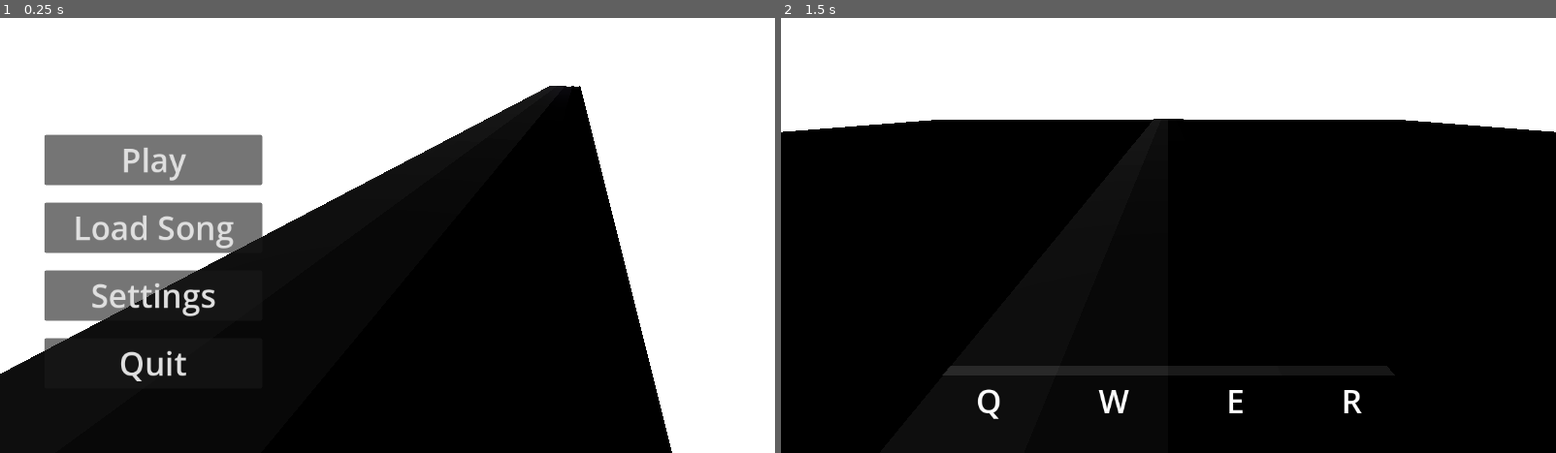
Above: before the commit, frames 1-2 (left to right).
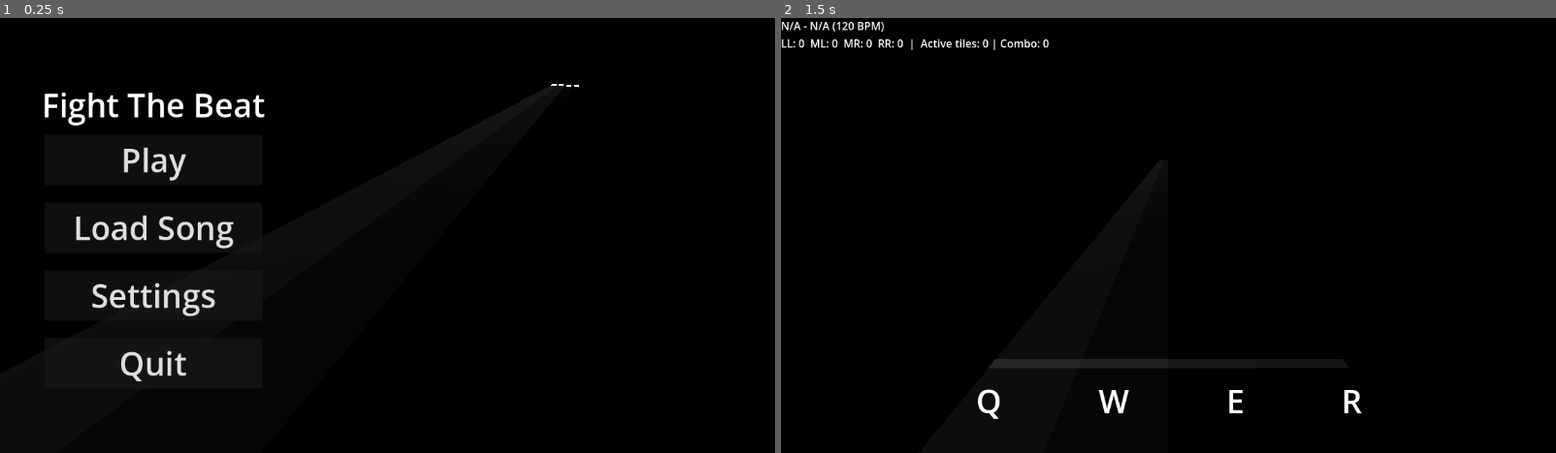
Above: after the commit, the same moments.

Repository: RafaeloxMC/fight-the-beat
Game: Godot game, scene res://scenes/ui/main_menu.tscn
Two runs of this game, one before a commit and one after it. Both use one fixed random seed, a clock stepped at 60 frames per second and the inputs below. The project has no main scene, so this scene is started directly.
Inputs:
- Up to frame 1 (0.25 s): no input
- Up to frame 2 (1.5 s): click "Play" at 0.5 s; tap Enter at 1.25 s; hold R (RIGHT_LANE) from 1.28 s (still down); tap W (ML_LANE) at 1.35 s

The runs differ from the first frame. In frame 1, 54% of the frame differs, in the area x 0-100%, y 0-100%; in frame 2, 25%.

Commit message:
Add background to game

Diff:
--- a/assets/environments/world.tres
+++ b/assets/environments/world.tres
@@ -1,8 +1,19 @@
 [gd_resource type="Environment" format=3 uid="uid://r3rud53mhmmu"]
 
+[sub_resource type="PanoramaSkyMaterial" id="PanoramaSkyMaterial_xjxl4"]
+
+[sub_resource type="Sky" id="Sky_ydy4g"]
+sky_material = SubResource("PanoramaSkyMaterial_xjxl4")
+
 [resource]
+background_mode = 2
+sky = SubResource("Sky_ydy4g")
+sky_rotation = Vector3(0, 1.5707964, -0.43633232)
+ambient_light_source = 3
+ambient_light_color = Color(1, 1, 1, 1)
 glow_enabled = true
 fog_light_color = Color(0, 0, 0, 1)
 volumetric_fog_enabled = true
 volumetric_fog_density = 0.15
 volumetric_fog_albedo = Color(0.021434652, 0.02143463, 0.021434627, 1)
+volumetric_fog_sky_affect = 0.75
--- a/scenes/game.tscn
+++ b/scenes/game.tscn
@@ -38,6 +38,7 @@
 lanes = [NodePath("Lanes/LL"), NodePath("Lanes/ML"), NodePath("Lanes/MR"), NodePath("Lanes/RR")]
 
 [node name="Floor" type="CSGBox3D" parent="." unique_id=1225637725]
+visible = false
 size = Vector3(64.55221, 0.1, 65.16151)
 material = SubResource("StandardMaterial3D_4xowi")
 
@@ -76,7 +77,8 @@
 shape = SubResource("BoxShape3D_yqjtg")
 
 [node name="Camera3D" type="Camera3D" parent="." unique_id=1020769923]
-transform = Transform3D(1, 0, 0, 0, 0.9041422, 0.42723155, 0, -0.42723155, 0.9041422, 0, 2.3448296, 21.790905)
+transform = Transform3D(1, 0, 0, 0, 0.90414226, 0.42723158, 0, -0.42723158, 0.90414226, 0, 2.345, 21.25)
+fov = 100.0
 far = 40.0
 
 [node name="Lighting" type="DirectionalLight3D" parent="." unique_id=1146070137]
--- a/scripts/bpm_based_movement.gd
+++ b/scripts/bpm_based_movement.gd
@@ -3,6 +3,7 @@
 @onready var trigger_line: Area3D = $TriggerLine
 @onready var debug: Label = $"UI Container/DEBUG"
 @onready var audio_stream_player: AudioStreamPlayer = $AudioStreamPlayer
+@onready var world_environment: WorldEnvironment = $WorldEnvironment
 
 @export var base_tile: PackedScene
 @export var lanes: Array[Node3D] = []
@@ -40,6 +41,17 @@
 	elapsed_time = - audio_delay
 
 	audio_stream_player.stream = song.stream
+
+	if song.bg:
+		# Duplicate the resource chain so we're not editing shared/cached originals
+		var env: Environment = world_environment.environment.duplicate()
+		var sky: Sky = env.sky.duplicate()
+		var sky_mat: PanoramaSkyMaterial = sky.sky_material.duplicate()
+
+		sky_mat.panorama = ImageTexture.create_from_image(song.bg)
+		sky.sky_material = sky_mat
+		env.sky = sky
+		world_environment.environment = env
 
 	lane_patterns = [
 		song.tiles_ll,
--- a/scripts/util/song.gd
+++ b/scripts/util/song.gd
@@ -6,6 +6,7 @@
 var author: String = "N/A"
 var year: int = 1970
 var bpm: float = 120
+var bg: Image
 
 var stream: AudioStream
 
--- a/scripts/util/song_interpreter.gd
+++ b/scripts/util/song_interpreter.gd
@@ -2,6 +2,7 @@
 
 var song_data: Dictionary[String, String]
 var song_aud: AudioStream
+var song_bg
 
 func load_song_from_file(path: String) -> void:
 	if path.ends_with(".osz") or path.ends_with(".zip"):
@@ -41,6 +42,24 @@
 			var audio: PackedByteArray = zip.read_file(entry)
 			song_aud = AudioStreamMP3.load_from_buffer(audio)
 			break
+
+	for entry in zip.get_files():
+		var e = entry.to_lower()
+		if e.ends_with(".jpg") || e.ends_with(".jpeg") || e.ends_with(".png"):
+			song_bg = Image.new()
+			var bg: PackedByteArray = zip.read_file(entry)
+			var bgerr
+			if e.ends_with(".jpg") || e.ends_with(".jpeg"):
+				bgerr = song_bg.load_jpg_from_buffer(bg)
+			if e.ends_with(".png"):
+				bgerr = song_bg.load_png_from_buffer(bg)
+
+			if bgerr == OK:
+				print("Loaded background")
+				print("BG SIZE: ", song_bg.get_size())
+				break
+			else:
+				print("Error while loading background: " + str(bgerr))
 
 	zip.close()
 
@@ -132,6 +151,7 @@
 	song.author = author
 	song.year = 0
 	song.stream = song_aud
+	song.bg = song_bg
 
 	var primary_beat_len: float = timing_points[0].beat_length
 	song.bpm = int(round(60000.0 / primary_beat_len))
